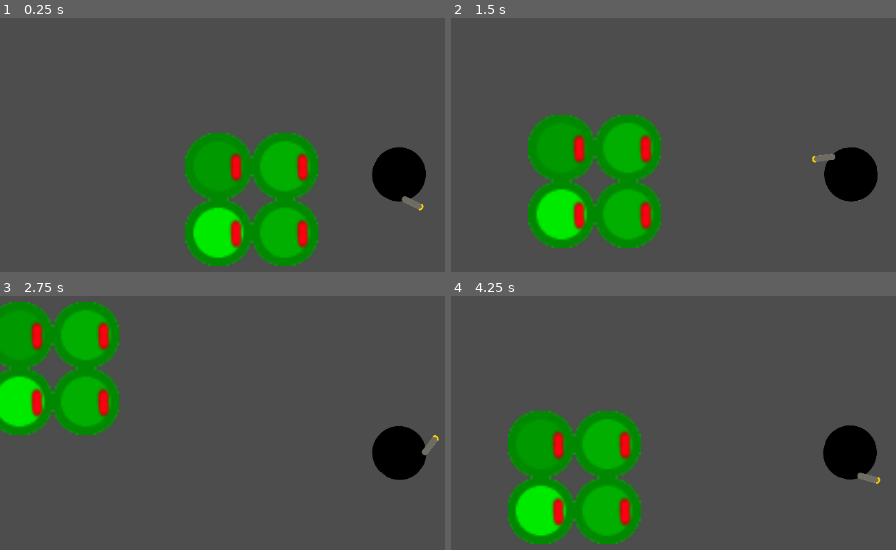
Above: before the commit, frames 1-4 (two rows, left to right).
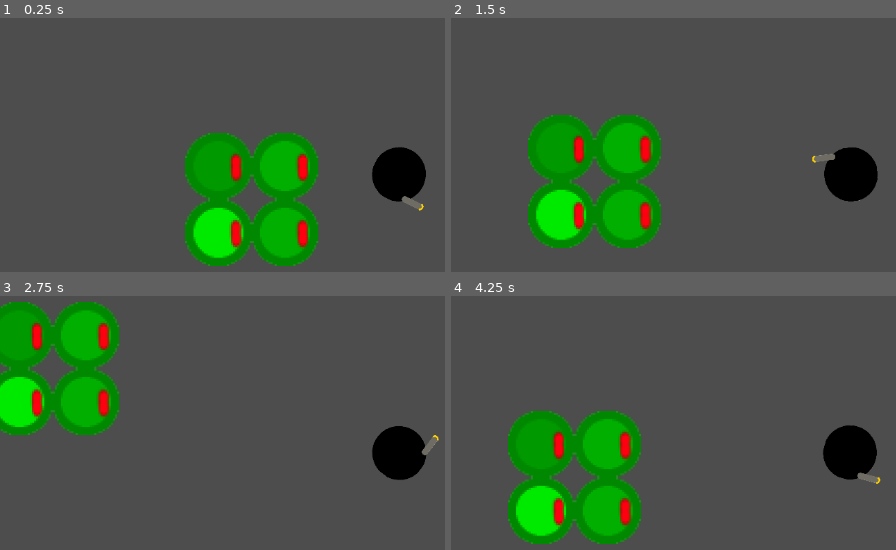
Above: after the commit, the same moments.

Repository: Ambershope/Godot-playground
Game: Godot game, scene res://Scenes/Game.tscn
The game is run twice, just before and just after one commit, with the same random seed, the same clock (stepped at 60 frames per second) and the same inputs.
Inputs (mouse positions are in pixels of both pictures, inside the frame that each line leads up to):
- Up to frame 1 (0.25 s): no input
- Up to frame 2 (1.5 s): tap Enter at 0.5 s; move the mouse to (outside the picture) at 0.52 s; hold Right (Right) 0.53-1.28 s; move the mouse to (691, 195) at 1.27 s; hold S (Down) from 1.28 s (still down)
- Up to frame 3 (2.75 s): move the mouse to (outside the picture) at 2.02 s; release S (Down) at 2.03 s; hold Right (Right) from 2.03 s (still down)
- Up to frame 4 (4.25 s): move the mouse to (811, 542) at 2.77 s; release Right (Right) at 2.78 s; hold W (Up) 2.78-3.53 s; move the mouse to (outside the picture) at 3.52 s; hold A (Left) from 3.53 s (still down)

The runs differ from the first frame. In frame 1, 0.3% of the frame differs, in the area x 44-92%, y 46-97%; in frame 2, 0.5%, in the area x 17-47%, y 38-90%; in frame 3, 0.4%; in frame 4, 0.4%.

Commit message:
Inventory part 1
+ Texture filter to nearest to have sharp pixel art

Diff:
--- /dev/null
+++ b/BlurShader.gdshader
@@ -0,0 +1,33 @@
+shader_type canvas_item;
+
+uniform sampler2D screen_texture: hint_screen_texture, repeat_disable, filter_linear_mipmap;
+uniform float blur_radius : hint_range(0, 1) = 1; // Radius of the blur effect
+uniform float blur_amount : hint_range(0, 5) = 5.0; // Strength of the blur effect
+uniform float blur_inner : hint_range(0, 1) = 0.1; // Inner edge of the blur effect
+uniform float blur_outer : hint_range(0, 1) = 1; // Outer edge of the blur effect
+
+void fragment() {
+    // Original color of the pixel from the screen
+    vec4 pixelColor = texture(screen_texture, UV);
+
+    // Color with blur effect from the screen
+    vec4 blurColor = textureLod(screen_texture, SCREEN_UV, blur_amount);
+
+    // Calculate distance from the center of the screen
+    float distance = length(UV - vec2(0.5, 0.5));
+
+    // Apply smoothstep function to control transition between areas
+    float blur = smoothstep(blur_inner - blur_radius, blur_outer, distance);
+
+    // Mix colors of the blur effect and the original color based on the smoothstep value
+    pixelColor.rgb = mix(blurColor.rgb, COLOR.rgb, -blur);
+
+    // Set the alpha component of the blur effect to the smoothstep value
+    blurColor.a = blur;
+
+    // Mix colors of the blur effect with white for an additional effect
+    blurColor.rgb = mix(blurColor.rgb, vec3(1.0), 0.1);
+
+    // Set the final color to the modified color of the blur effect
+    COLOR = blurColor;
+}
--- /dev/null
+++ b/Inventory menu.tscn
@@ -0,0 +1,111 @@
+[gd_scene load_steps=11 format=3 uid="uid://b5v4hu7ty7x6m"]
+
+[ext_resource type="Script" path="res://Inventory.gd" id="1_71rcq"]
+[ext_resource type="Shader" path="res://BlurShader.gdshader" id="1_f36sa"]
+[ext_resource type="Texture2D" uid="uid://i6ogbv0sofn2" path="res://Assets/DevArt/Inventorysektion.png" id="2_rnegp"]
+
+[sub_resource type="ShaderMaterial" id="ShaderMaterial_ne6t0"]
+shader = ExtResource("1_f36sa")
+shader_parameter/blur_radius = 0.2
+shader_parameter/blur_amount = 1.0
+shader_parameter/blur_inner = 0.6
+shader_parameter/blur_outer = 0.66
+
+[sub_resource type="PlaceholderTexture2D" id="PlaceholderTexture2D_wc0rj"]
+size = Vector2(64, 64)
+
+[sub_resource type="PlaceholderTexture2D" id="PlaceholderTexture2D_c0j5v"]
+size = Vector2(64, 64)
+
+[sub_resource type="PlaceholderTexture2D" id="PlaceholderTexture2D_rkj1j"]
+size = Vector2(64, 64)
+
+[sub_resource type="PlaceholderTexture2D" id="PlaceholderTexture2D_08epy"]
+size = Vector2(64, 64)
+
+[sub_resource type="PlaceholderTexture2D" id="PlaceholderTexture2D_q5cd0"]
+size = Vector2(64, 64)
+
+[sub_resource type="PlaceholderTexture2D" id="PlaceholderTexture2D_tq8xg"]
+size = Vector2(64, 64)
+
+[node name="Inventory Menu" type="Control"]
+layout_mode = 3
+anchors_preset = 15
+anchor_right = 1.0
+anchor_bottom = 1.0
+grow_horizontal = 2
+grow_vertical = 2
+script = ExtResource("1_71rcq")
+
+[node name="Blur" type="ColorRect" parent="."]
+material = SubResource("ShaderMaterial_ne6t0")
+layout_mode = 1
+anchors_preset = 15
+anchor_right = 1.0
+anchor_bottom = 1.0
+grow_horizontal = 2
+grow_vertical = 2
+
+[node name="Inventory Background" type="TextureRect" parent="."]
+layout_mode = 1
+anchors_preset = -1
+anchor_left = 0.264
+anchor_right = 1.0
+anchor_bottom = 1.0
+grow_horizontal = 2
+grow_vertical = 2
+texture = ExtResource("2_rnegp")
+
+[node name="GridContainer" type="GridContainer" parent="Inventory Background"]
+layout_mode = 1
+anchors_preset = -1
+anchor_left = 0.029
+anchor_top = 0.038
+anchor_right = 0.971
+anchor_bottom = 0.962
+grow_horizontal = 2
+grow_vertical = 2
+columns = 4
+
+[node name="Inventoryslot 1" type="TextureRect" parent="Inventory Background/GridContainer"]
+layout_mode = 2
+texture = SubResource("PlaceholderTexture2D_wc0rj")
+
+[node name="Inventoryslot 2" type="TextureRect" parent="Inventory Background/GridContainer"]
+layout_mode = 2
+texture = SubResource("PlaceholderTexture2D_c0j5v")
+
+[node name="Inventoryslot 3" type="TextureRect" parent="Inventory Background/GridContainer"]
+layout_mode = 2
+texture = SubResource("PlaceholderTexture2D_rkj1j")
+
+[node name="Inventoryslot 4" type="TextureRect" parent="Inventory Background/GridContainer"]
+layout_mode = 2
+texture = SubResource("PlaceholderTexture2D_08epy")
+
+[node name="Inventoryslot 5" type="TextureRect" parent="Inventory Background/GridContainer"]
+layout_mode = 2
+
+[node name="Inventoryslot 6" type="TextureRect" parent="Inventory Background/GridContainer"]
+layout_mode = 2
+
+[node name="Inventoryslot 7" type="TextureRect" parent="Inventory Background/GridContainer"]
+layout_mode = 2
+texture = SubResource("PlaceholderTexture2D_q5cd0")
+
+[node name="Inventoryslot 8" type="TextureRect" parent="Inventory Background/GridContainer"]
+layout_mode = 2
+
+[node name="Inventoryslot 9" type="TextureRect" parent="Inventory Background/GridContainer"]
+layout_mode = 2
+
+[node name="Inventoryslot 10" type="TextureRect" parent="Inventory Background/GridContainer"]
+layout_mode = 2
+texture = SubResource("PlaceholderTexture2D_tq8xg")
+
+[node name="Inventoryslot 11" type="TextureRect" parent="Inventory Background/GridContainer"]
+layout_mode = 2
+
+[node name="Inventoryslot 12" type="TextureRect" parent="Inventory Background/GridContainer"]
+layout_mode = 2
--- /dev/null
+++ b/Inventory.gd
@@ -0,0 +1,15 @@
+extends Control
+
+
+const ROWS := 4
+const COLUMNS := 3
+const MARGIN := 0.25
+var tile_size: Vector2 = Vector2()
+var inventory_slots: Array = []
+
+func  _ready():
+	print($"Inventory Background/GridContainer".size)
+	print($"Inventory Background/GridContainer".size / Vector2(ROWS + MARGIN, COLUMNS + MARGIN))
+
+func add_item():
+	pass
--- a/project.godot
+++ b/project.godot
@@ -49,3 +49,7 @@
 [physics]
 
 common/physics_jitter_fix=1.0
+
+[rendering]
+
+textures/canvas_textures/default_texture_filter=0
Binary file added: Assets/DevArt/Inventorysektion.png
Not shown, added: Assets/DevArt/Inventorysektion.png.import
Binary file added: Assets/DevArt/Inventoryslot.png
Not shown, added: Assets/DevArt/Inventoryslot.png.import
